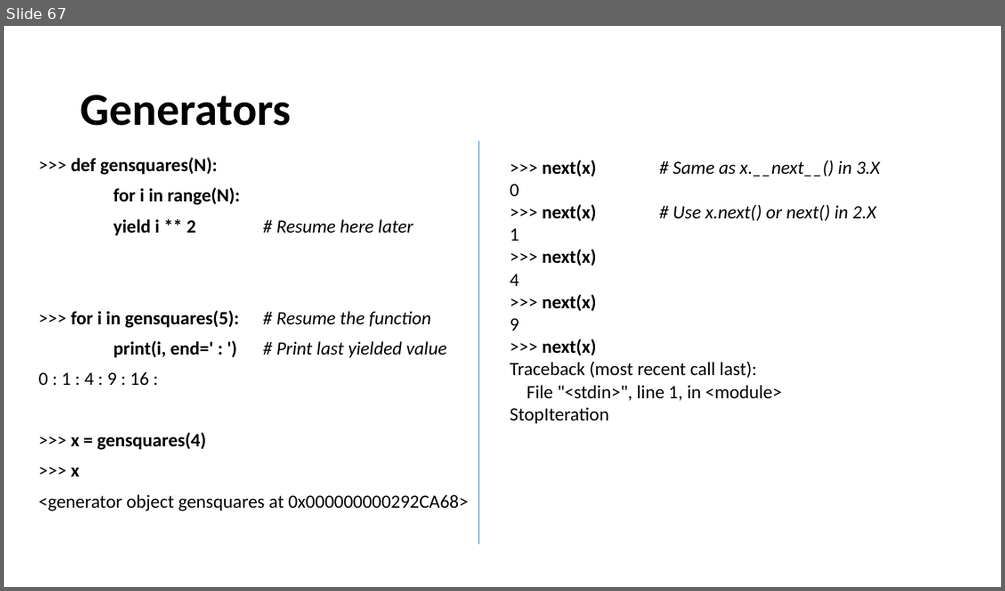
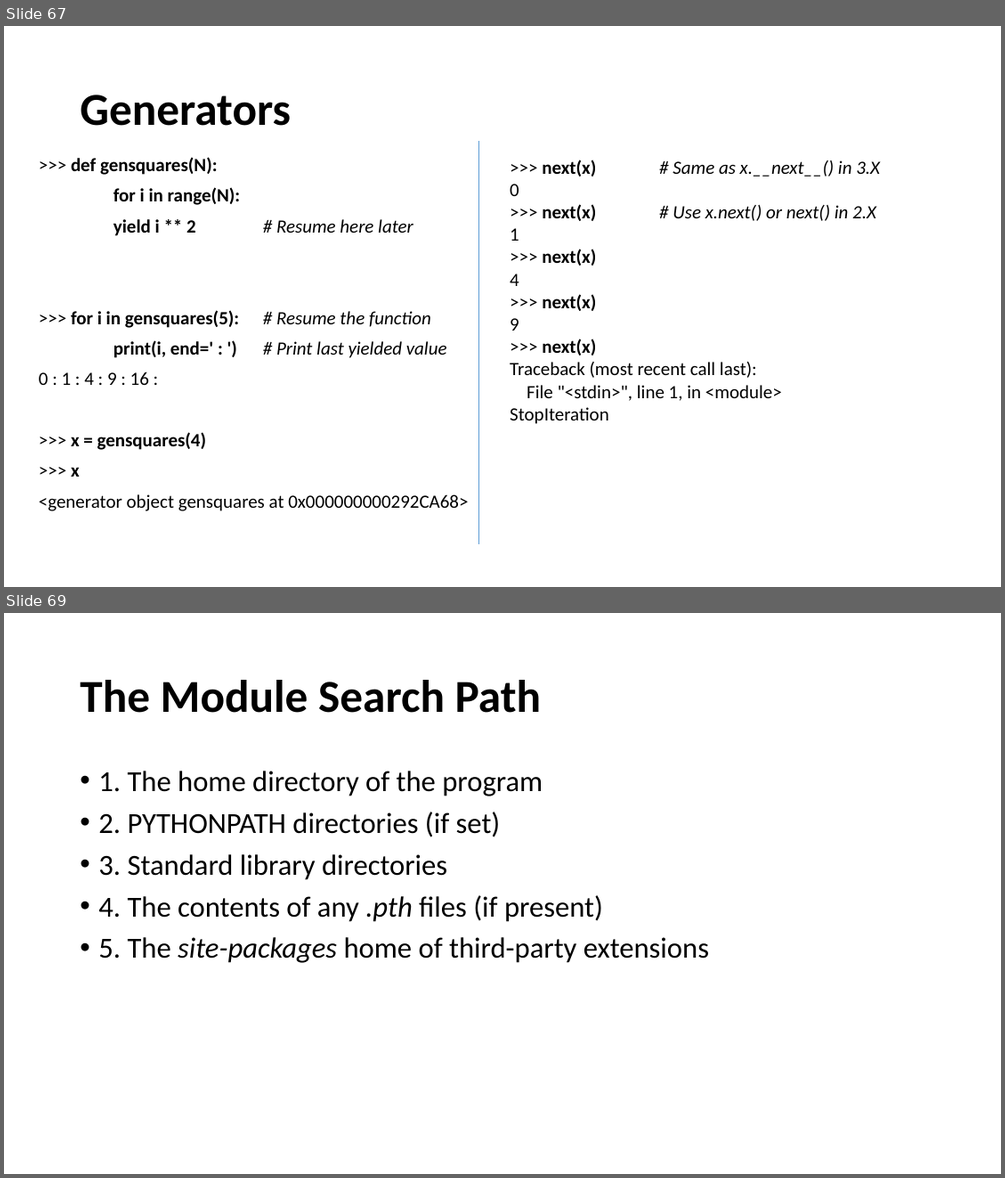
Before and after one commit to ankitagrawal579/Python, a slide deck: Python Ppt.pptx. Shown one above the other, each under a label of ours: slide 67 before the commit, slides 67 and 69 after it; the slides between them are not shown. The pictures are 1005x591 and 1005x1178 pixels, drawn with LibreOffice and Linux fonts; fonts in the diff are those of the drawing. Boxes give left, top, right and bottom in pixels: in the first picture for what was removed or moved away, otherwise in the second. Text is boxed around its words. In the diff, an @@ line names an element or a change of style, - is before the commit and + after.

```diff
--- a/Python Ppt.pptx
+++ b/Python Ppt.pptx
@@ slide 69 added at [4,613,1001,1174], background #FFFFFF @@
@@ title added at [80,680,541,713], 44 pt, text #000000, bold @@
+The Module Search Path
@@ text added at [98,771,709,963], 28 pt, text #000000 @@
+• 1. The home directory of the program
+• 2. PYTHONPATH directories (if set)
+• 3. Standard library directories
+• 4. The contents of any .pth files (if present)
+• 5. The site-packages home of third-party extensions
```
Also in this commit, not shown: 3 other slides added.
